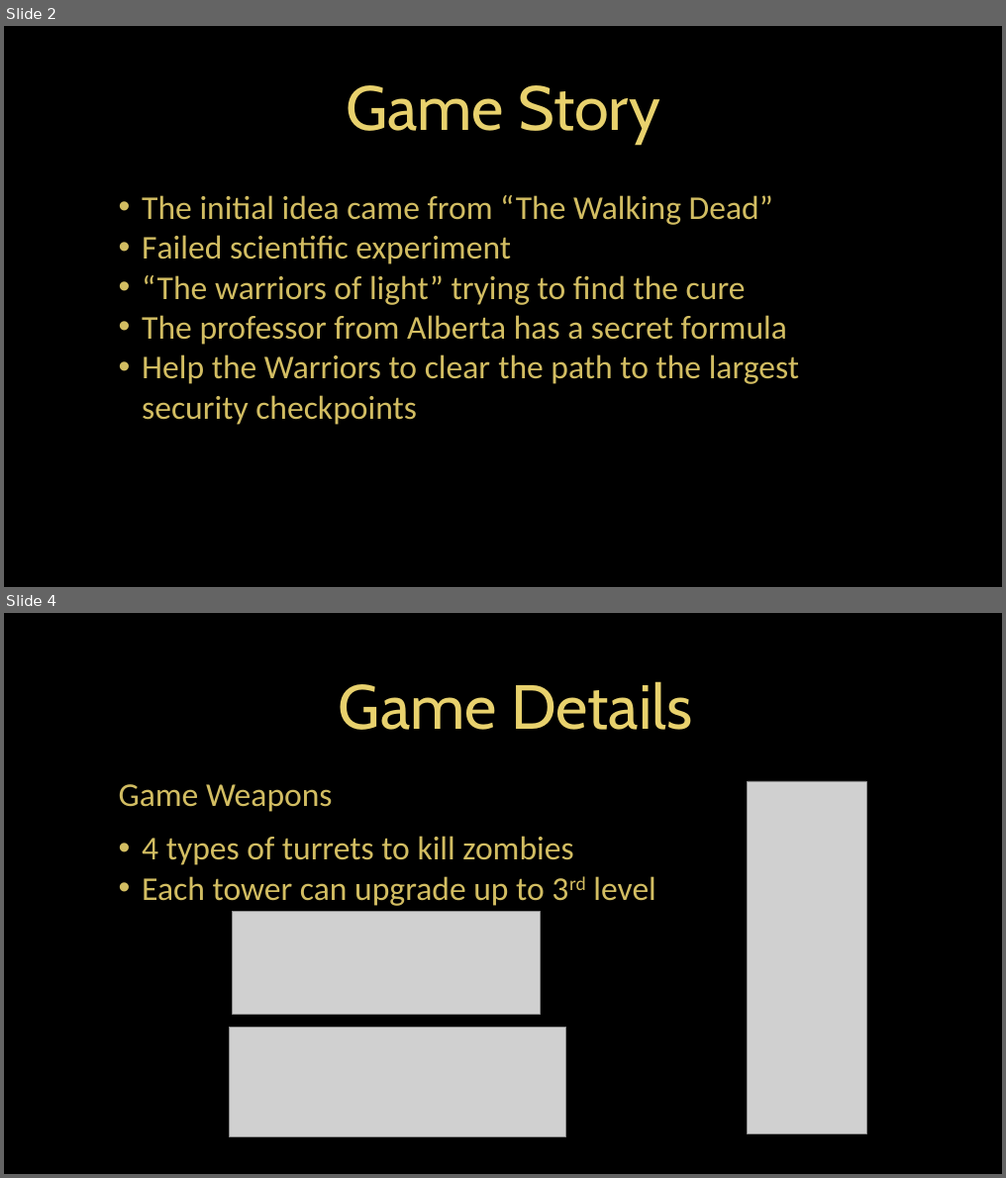
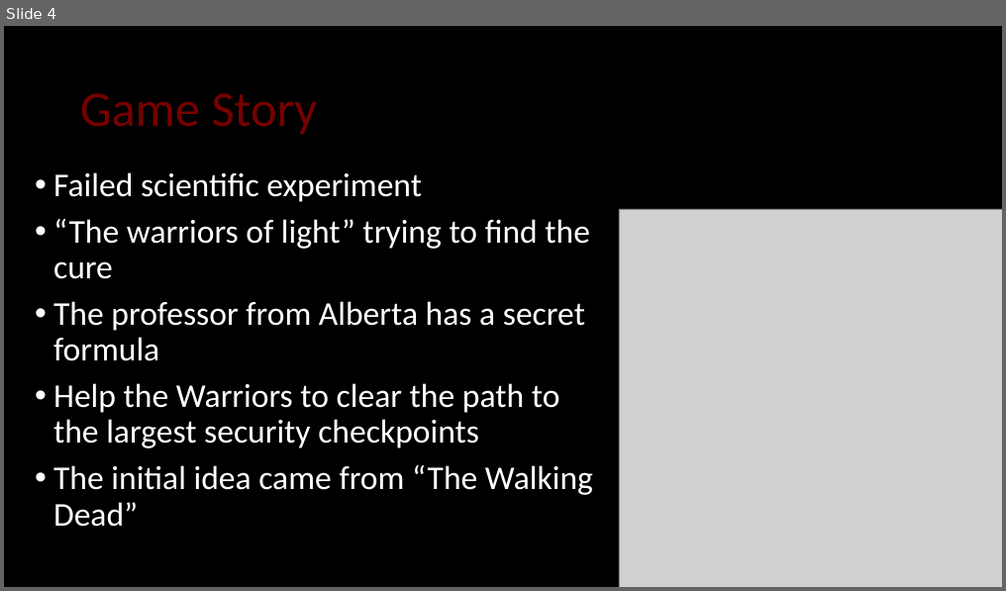
Before and after one commit to Ostapa/COMP397-TermProject, a slide deck: COMP397_Presentation.pptx. Shown one above the other, each under a label of ours: slides 2 and 4 before the commit, slide 4 after it; the slides between them are not shown. The pictures are 1006x1178 and 1006x591 pixels, drawn with LibreOffice and Linux fonts; fonts in the diff are those of the drawing; grey boxes stand for pictures; background and template pictures are left out. Boxes give left, top, right and bottom in pixels: in the first picture for what was removed or moved away, otherwise in the second. Text is boxed around its words. In the diff, an @@ line names an element or a change of style, - is before the commit and + after.

Commit message:
Updated preloader, added sounds, added level 3 and implemented upgrade function

```diff
--- a/COMP397_Presentation.pptx
+++ b/COMP397_Presentation.pptx
@@ slide 4 removed at bbox=[4, 613, 1002, 1174], background picture (left out) @@
@@ text removed at bbox=[339, 681, 692, 730] @@
-Game Details
@@ text removed at bbox=[119, 784, 333, 812] @@
-Game Weapons
@@ picture removed at bbox=[747, 781, 866, 1134] @@
@@ text removed at bbox=[142, 836, 656, 906] @@
-• 4 types of turrets to kill zombies
-• Each tower can upgrade up to 3rd level
@@ picture removed at bbox=[233, 912, 540, 1014] @@
@@ picture removed at bbox=[230, 1028, 566, 1137] @@
@@ what was slide 2 is now slide 4 @@
@@ slide 4 changed as well @@
@@ title "Game Story" at bbox=[80, 93, 318, 134]: size 60 to 48 pt, font Cabin to Calibri, text colour #E8D16D to #770000; alignment centre to left @@
@@ text "Failed scientific experiment": place and size @@
-text "Failed scientific experiment" at bbox=[142, 195, 799, 425]
+text "Failed scientific experiment" at bbox=[54, 173, 593, 527]
@@ text at bbox=[54, 173, 590, 449]: text colour #D2BD62 to #FFFFFF in "Failed scientific experiment", "“The warriors of light” trying to find ...", "The professor from Alberta has a secret ...", "Help the Warriors to clear the path ..."; indent changed; line spacing 1 to 0.9; more space between paragraphs @@
@@ text at bbox=[142, 195, 773, 225]: paragraph removed @@
-• The initial idea came from “The Walking Dead”
@@ picture added at bbox=[619, 209, 1002, 587] @@
@@ text at bbox=[54, 466, 593, 527]: paragraph added @@
+• The initial idea came from “The Walking Dead”
```
Also in this commit, not shown: 1 other slide changed, 4 slides added, 4 other slides removed, 41 other files.
